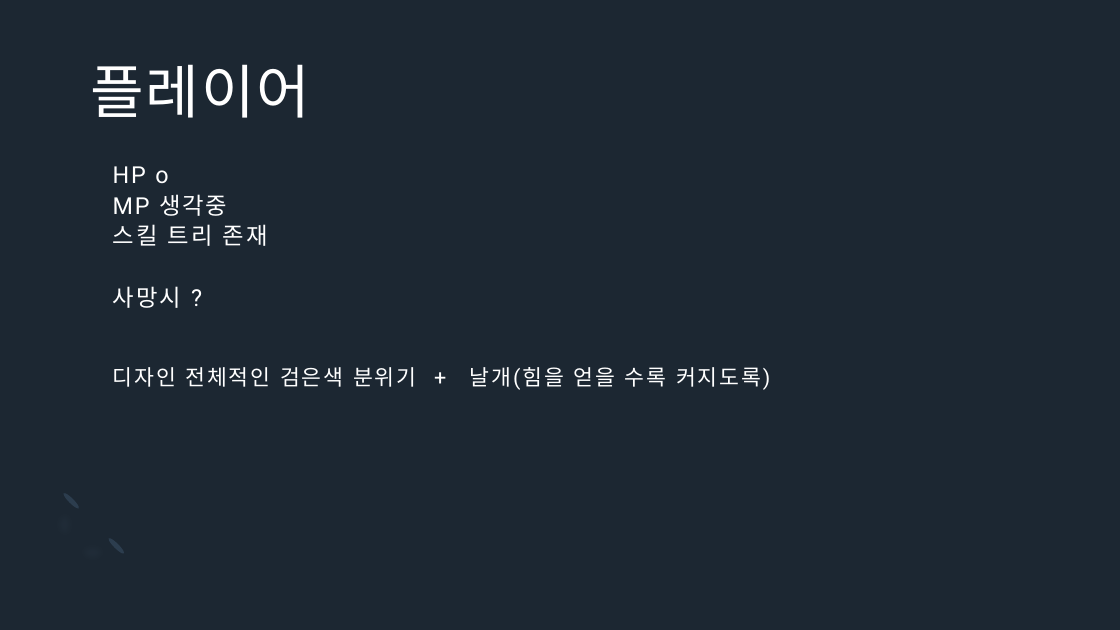
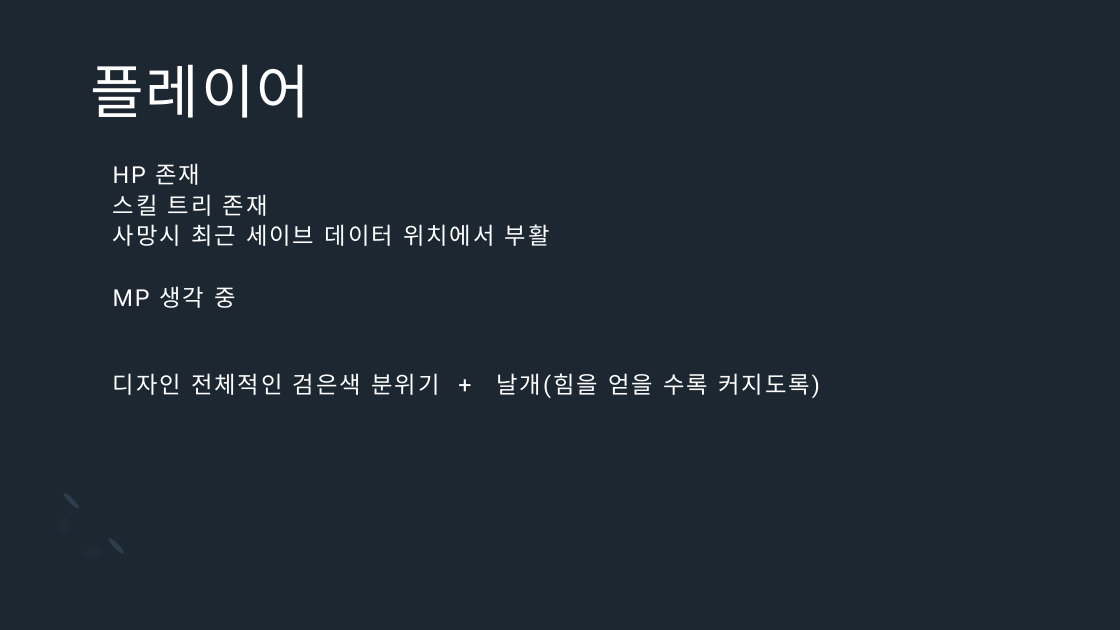
Before and after one commit to Icloy/2D_Roguelike, a slide deck: slide 10 of 기획서.pptx. Drawn at 1120x630 pixels with LibreOffice and Linux fonts; fonts in the diff are those of the drawing. Boxes give left, top, right and bottom in pixels: in the first picture for what was removed or moved away, otherwise in the second. Text is boxed around its words. In the diff, an @@ line names an element or a change of style, - is before the commit and + after.

```diff
--- a/기획서.pptx
+++ b/기획서.pptx
@@ title at (113, 163, 550, 308): text changed @@
-HP o
-MP 생각중
-스킬 트리 존재
-사망시 ?
+HP 존재
+스킬 트리 존재
+사망시 최근 세이브 데이터 위치에서 부활
+MP 생각 중
@@ text "디자인 전체적인 검은색 분위기 + ..." at (113, 373, 820, 398): size 18.5 to 20 pt; line spacing 0.9 to 1.1 @@
```
Also in this commit, not shown: 6 other slides changed.
